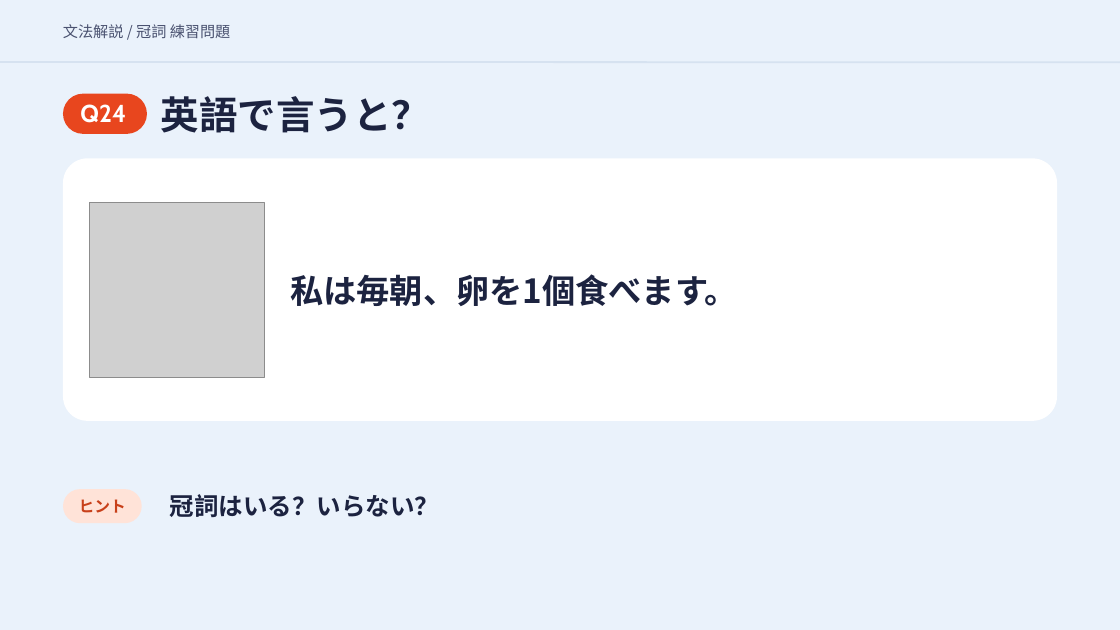
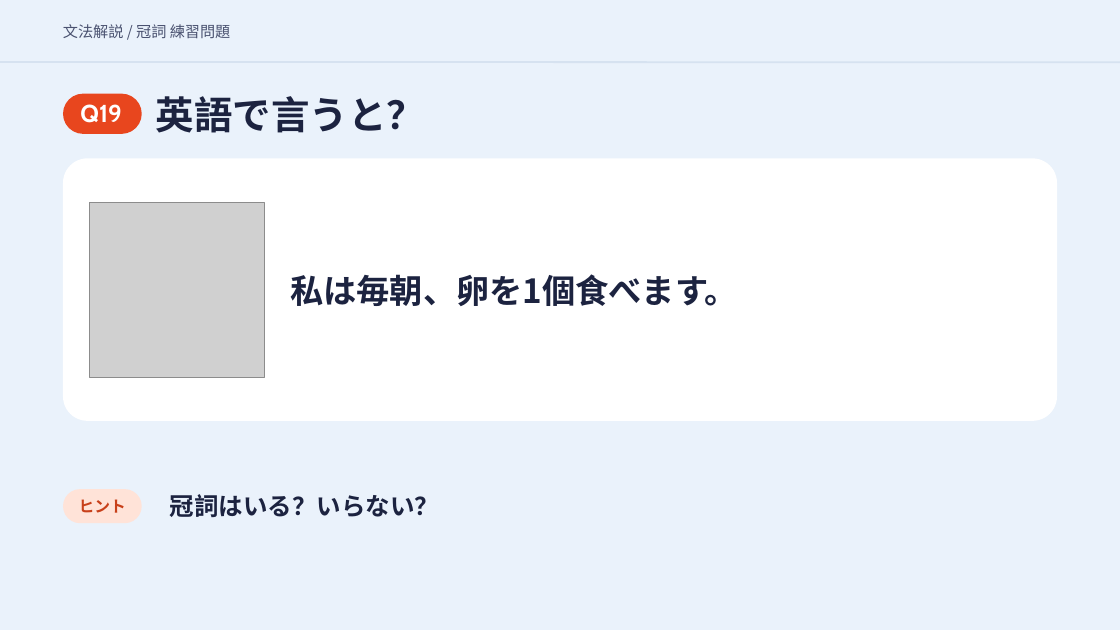
Before and after one commit to hinakajisaki-dev/hina-english, a slide deck: slide 44 of matome/articles-4/articles-4-slides.pptx (slide 54 before the commit). Drawn at 1120x630 pixels with LibreOffice and Linux fonts; fonts in the diff are those of the drawing; grey boxes stand for pictures. Boxes give left, top, right and bottom in pixels: in the first picture for what was removed or moved away, otherwise in the second. Text is boxed around its words. In the diff, an @@ line names an element or a change of style, - is before the commit and + after.

```diff
--- a/matome/articles-4/articles-4-slides.pptx
+++ b/matome/articles-4/articles-4-slides.pptx
@@ text "英語で言うと？": place and size @@
-text "英語で言うと？" at bbox=[161, 96, 430, 133]
+text "英語で言うと？" at bbox=[156, 96, 425, 133]
@@ rounded rectangle: place and size @@
-rounded rectangle at bbox=[63, 93, 147, 134]
+rounded rectangle at bbox=[63, 93, 142, 134]
@@ text at bbox=[80, 104, 121, 123]: text changed @@
-Q24
+Q19
```
Also in this commit, not shown: 52 other slides changed, 10 slides removed, 3 other files.
